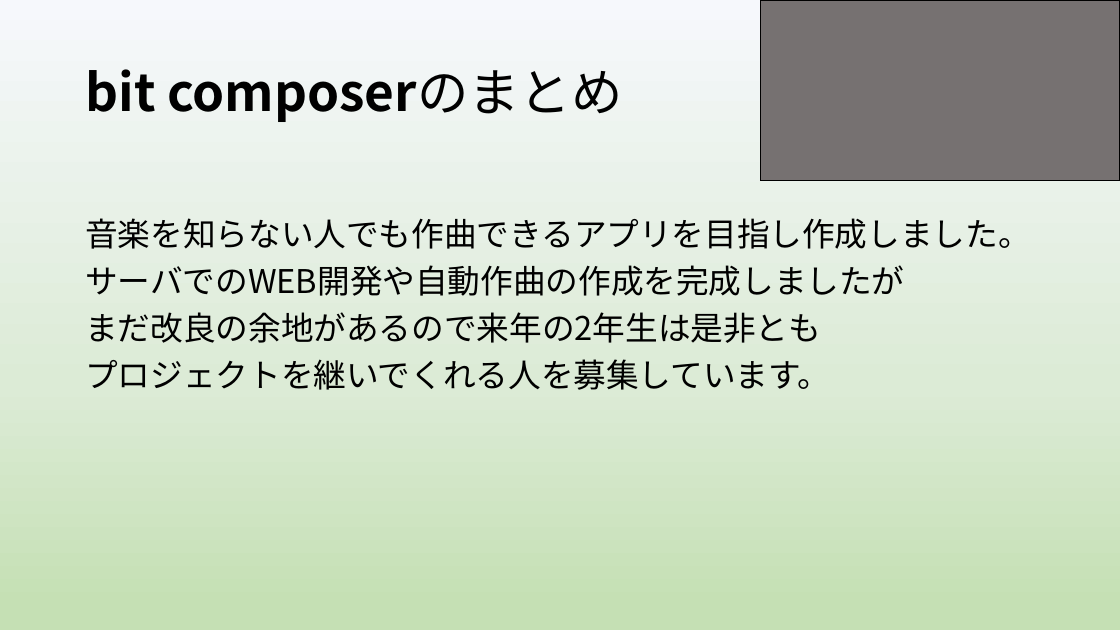
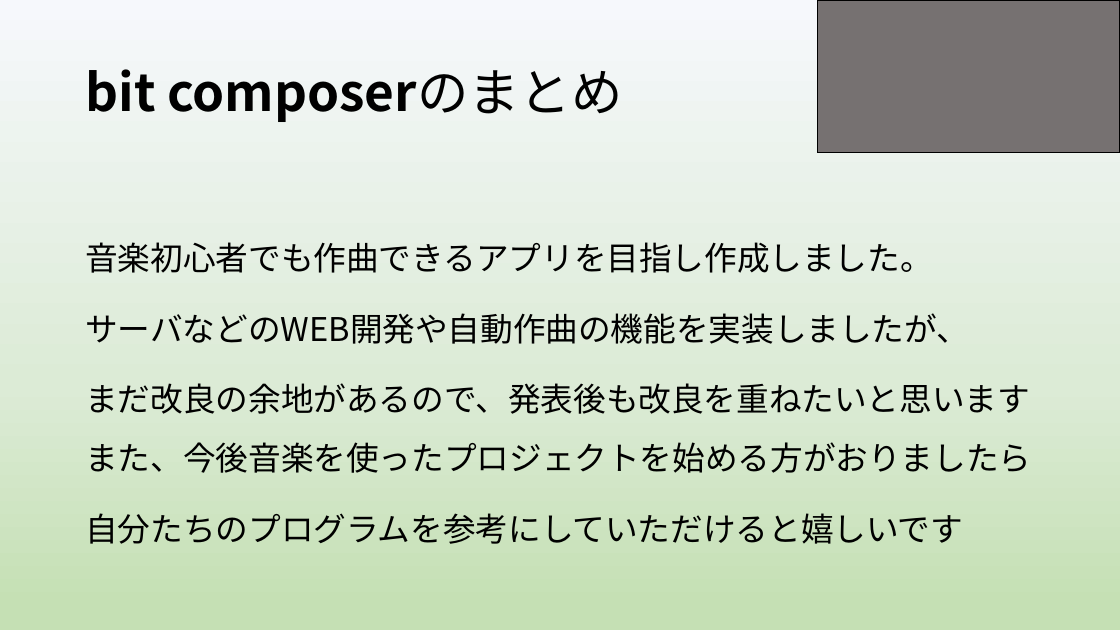
Before and after one commit to yoshitake266/bitComposer_prj, a slide deck: slide 11 of presentation/graduation/bit Composer3 .pptx. Drawn at 1120x630 pixels with LibreOffice and Linux fonts; fonts in the diff are those of the drawing. Boxes give left, top, right and bottom in pixels: in the first picture for what was removed or moved away, otherwise in the second. Text is boxed around its words. In the diff, an @@ line names an element or a change of style, - is before the commit and + after.

```diff
--- a/presentation/graduation/bit Composer3 .pptx
+++ b/presentation/graduation/bit Composer3 .pptx
@@ rectangle: place and size @@
-rectangle at bbox=[760, 0, 1120, 181]
+rectangle at bbox=[818, 0, 1120, 153]
@@ text at bbox=[85, 242, 1031, 544]: text changed @@
-音楽を知らない人でも作曲できるアプリを目指し作成しました。
-サーバでのWEB開発や自動作曲の作成を完成しましたが
-まだ改良の余地があるので来年の2年生は是非とも
-プロジェクトを継いでくれる人を募集しています。
+音楽初心者でも作曲できるアプリを目指し作成しました。
+サーバなどのWEB開発や自動作曲の機能を実装しましたが、
+まだ改良の余地があるので、発表後も改良を重ねたいと思いますまた、今後音楽を使ったプロジェクトを始める方がおりましたら
+自分たちのプログラムを参考にしていただけると嬉しいです
```
Also in this commit, not shown: 7 other slides changed, 4 slides added, 2 slides removed, 9 other files.
